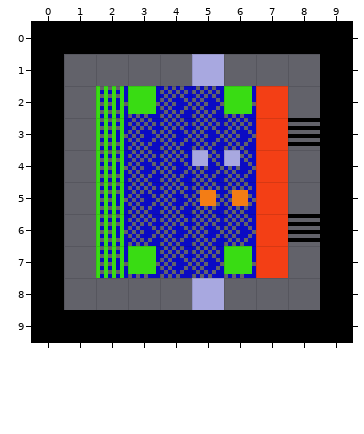
Tiled map, stored at tiled_map1.tmx. The picture above is the old version.
Cells are 8x8 px. Shown: x 0..9, y 0..9.
Once edited:
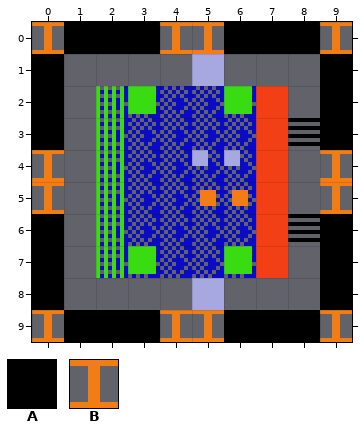
Key: from "tony_small8x8tilemap": A 3, B 9.
_ is an empty cell.
The exact change:
{"where": "layer \"background\""}
{"y":0,"x":0,"old":"A","new":"B"}
{"y":0,"x":4,"old":"AA","new":"BB"}
{"y":0,"x":9,"old":"A","new":"B"}
{"y":4,"x":0,"old":"A","new":"B"}
{"y":4,"x":9,"old":"A","new":"B"}
{"y":5,"x":0,"old":"A","new":"B"}
{"y":5,"x":9,"old":"A","new":"B"}
{"y":9,"x":0,"old":"A","new":"B"}
{"y":9,"x":4,"old":"AA","new":"BB"}
{"y":9,"x":9,"old":"A","new":"B"}
{"label":"changed","picture_box":[32,22,64,54]}
{"label":"changed","picture_box":[160,22,224,54]}
{"label":"changed","picture_box":[320,22,352,54]}
{"label":"changed","picture_box":[32,150,64,214]}
{"label":"changed","picture_box":[320,150,352,214]}
{"label":"changed","picture_box":[32,310,64,342]}
{"label":"changed","picture_box":[160,310,224,342]}
{"label":"changed","picture_box":[320,310,352,342]}
